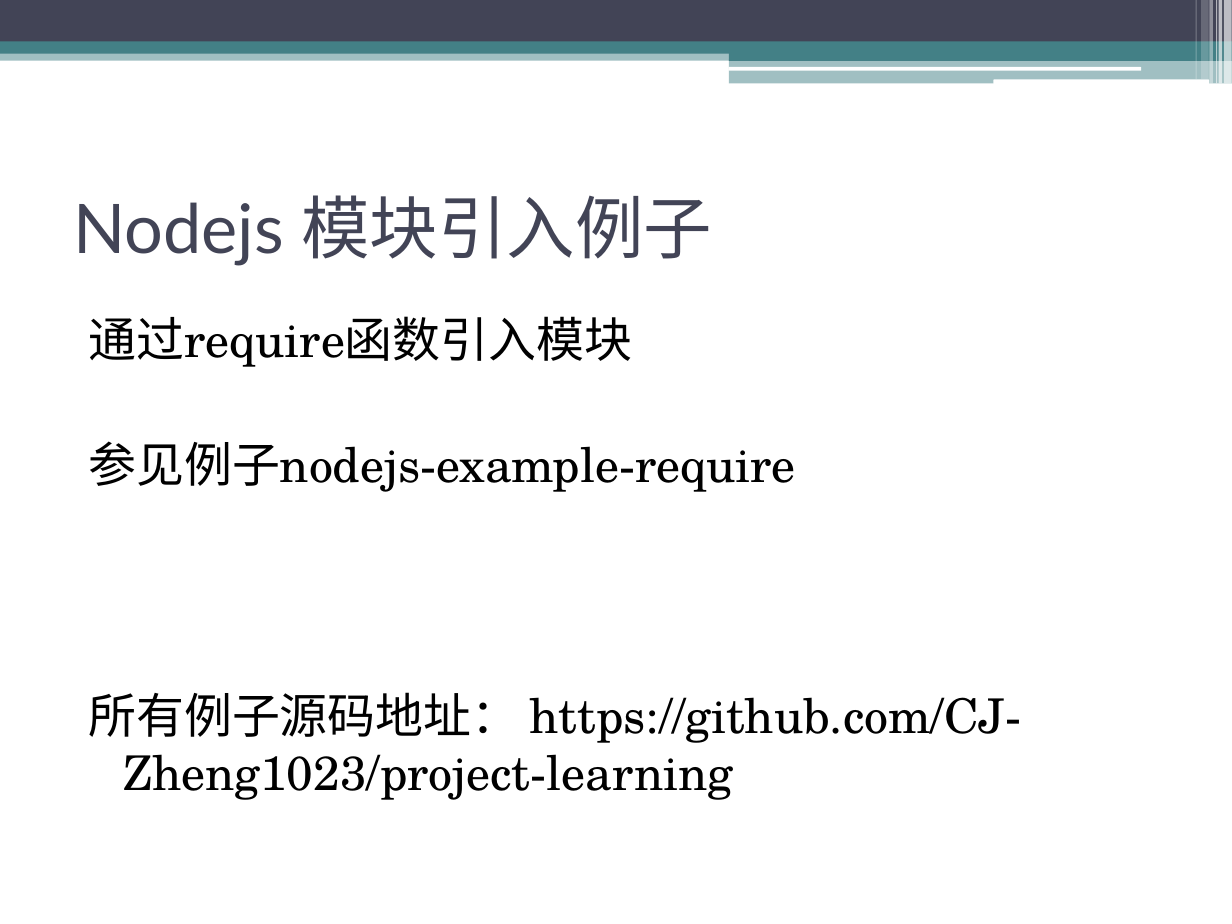
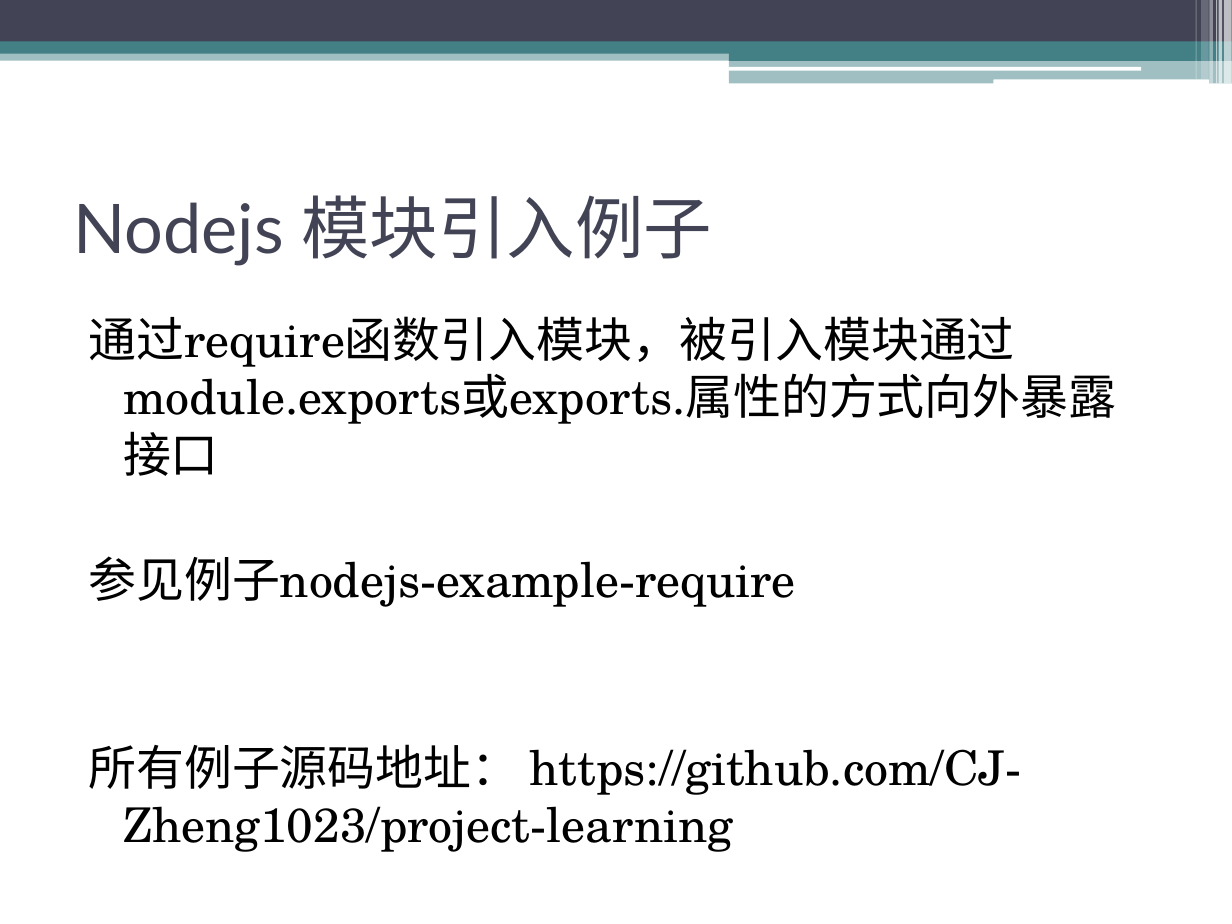
Before and after one commit to CJ-Zheng1023/project-learning, a slide deck: slide 4 of 前端开发技术培训.pptx. Drawn at 1232x924 pixels with LibreOffice and Linux fonts; fonts in the diff are those of the drawing. Boxes give left, top, right and bottom in pixels: in the first picture for what was removed or moved away, otherwise in the second. Text is boxed around its words. In the diff, an @@ line names an element or a change of style, - is before the commit and + after.

Commit message:
nodejs相关ppt提交

```diff
--- a/前端开发技术培训.pptx
+++ b/前端开发技术培训.pptx
@@ text at box(89, 316, 1116, 476): text changed @@
-通过require函数引入模块
+通过require函数引入模块，被引入模块通过module.exports或exports.属性的方式向外暴露接口
```
